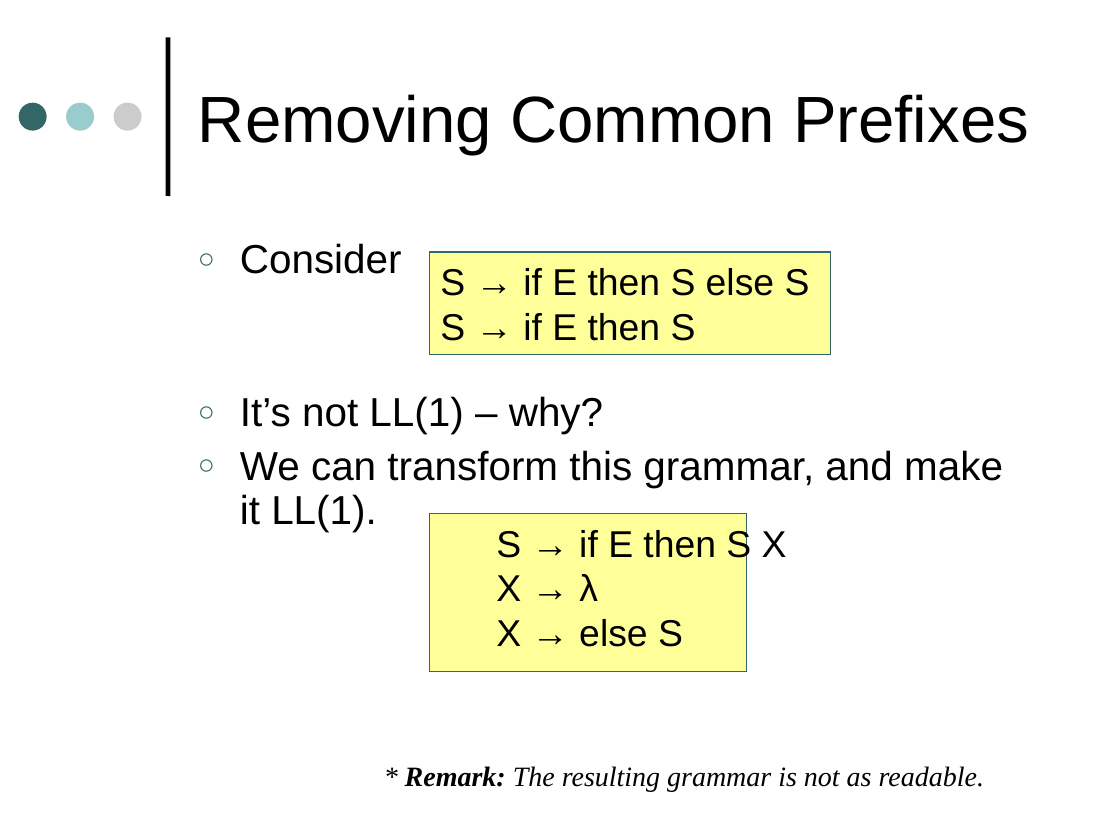
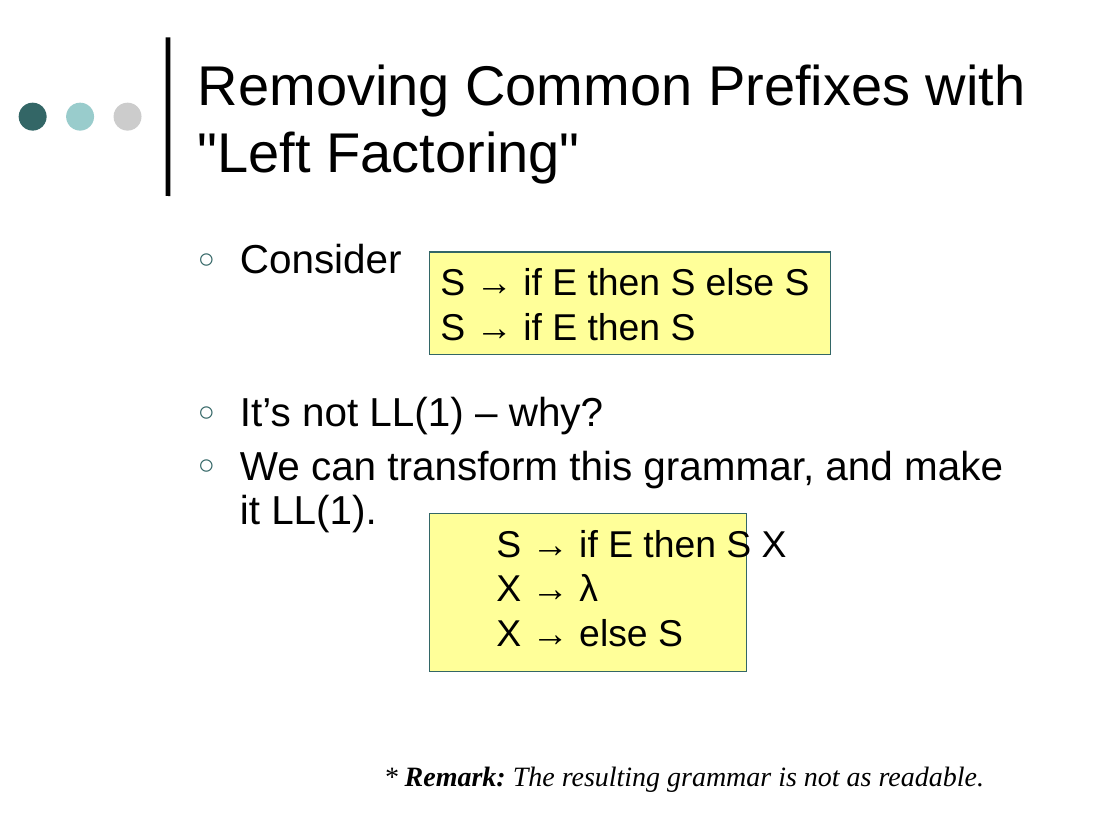
Before and after one commit to harrisonwl/harrisonwl.github.io, a slide deck: slide 44 of assets/courses/compilers/spring2017/slides/PredictiveParsing.ppt. Drawn at 1120x840 pixels with LibreOffice and Linux fonts; fonts in the diff are those of the drawing. Boxes give left, top, right and bottom in pixels: in the first picture for what was removed or moved away, otherwise in the second. Text is boxed around its words. In the diff, an @@ line names an element or a change of style, - is before the commit and + after.

```diff
--- a/assets/courses/compilers/spring2017/slides/PredictiveParsing.ppt
+++ b/assets/courses/compilers/spring2017/slides/PredictiveParsing.ppt
@@ title at (x1=198, y1=64, x2=1026, y2=182): text changed; size 42 to 36 pt @@
-Removing Common Prefixes
+Removing Common Prefixes with "Left Factoring"
```
Also in this commit, not shown: 4 other slides changed, 8 other files.
